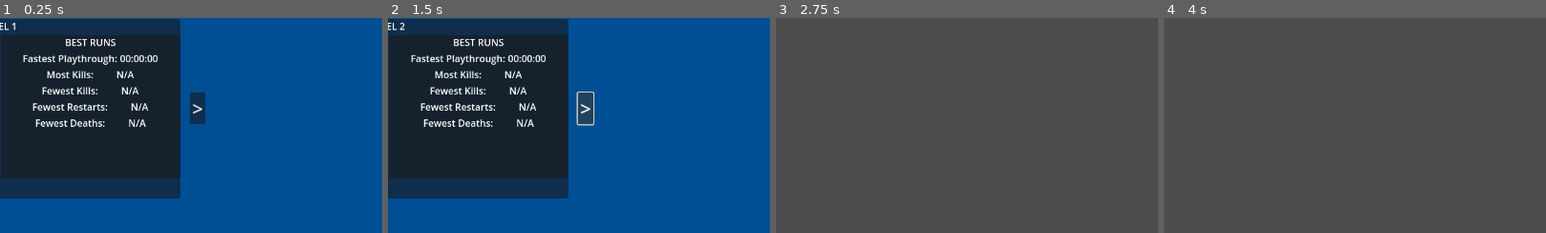
Above: before the commit, frames 1-4 (left to right).
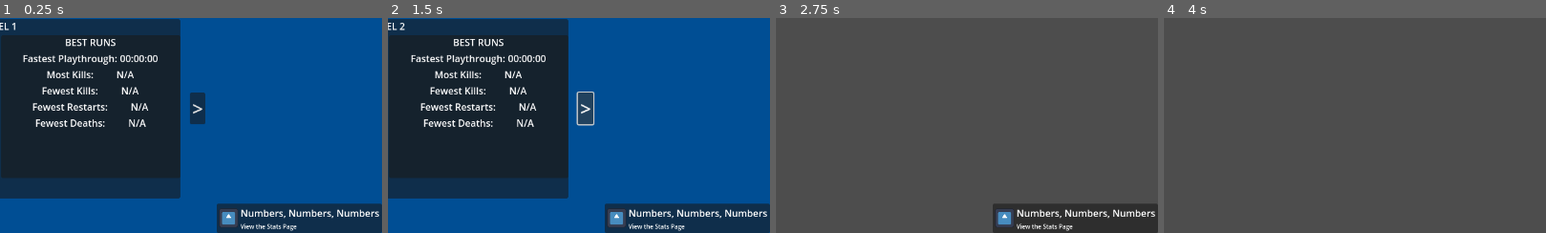
Above: after the commit, the same moments.

Repository: lucasrumney94/GodotGoneWild
Game: Godot game, scene res://UI/stats.tscn
Same seed, same stepped clock (60 frames per second), same inputs: the game is played once before the commit and once after it. This scene is started directly instead of the project's main scene. The engine's default icon, where the game draws it, is replaced by a stand-in: a white triangle on a blue panel in a dark square. A sky picture missing from this copy of the repository is replaced by a grey-blue gradient.
Inputs (mouse positions are % of the whole screen's width and height, from its top left):
- Up to frame 1 (0.25 s): no input
- Up to frame 2 (1.5 s): click "<" at 0.5 s; click ">" at 1.25 s
- Up to frame 3 (2.75 s): click "BACK" at 2 s
- Up to frame 4 (4 s): tap Enter at 2.75 s; move the mouse to (72, 45) at 2.77 s; hold D (move_right) 2.78-3.53 s; click (72, 45) at 2.85 s; tap Space (jump) at 3.02, 3.77 s; tap R (restart) at 3.5 s; move the mouse to (30, 55) at 3.52 s; hold S (move_back) from 3.53 s (still down); right-click (30, 55) at 3.6 s
The pictures show only the part of the screen within x 50-100%, y 50-100%; the shares and areas given below are measured in that part.

The runs differ from the first frame. In frame 1, 6.0% of the frame differs, in the area x 56-100%, y 86-100%; in frame 2, 6.0%; in frame 3, 5.3%; in frame 4, nothing differs.

Commit message:
add View Stats achievement

Diff:
--- a/godot-wild-tower/Autoload/achievement_control.tscn
+++ b/godot-wild-tower/Autoload/achievement_control.tscn
@@ -1,17 +1,17 @@
-[gd_scene load_steps=9 format=3 uid="uid://7c5o71oyrx52"]
+[gd_scene load_steps=11 format=3 uid="uid://7c5o71oyrx52"]
 
 [ext_resource type="Script" path="res://Autoload/achievement_control.gd" id="1_lvx2p"]
 [ext_resource type="PackedScene" uid="uid://b1hxkyiomflv0" path="res://UI/Achievements/achievement_popup.tscn" id="2_uwhnw"]
 [ext_resource type="Script" path="res://UI/Achievements/achievement.gd" id="3_wmop3"]
-[ext_resource type="Resource" uid="uid://t8xc8d3b5cvo" path="res://UI/Achievements/Resources/get_killed.tres" id="4_1sskk"]
+[ext_resource type="Resource" uid="uid://docoki0ppvpsu" path="res://UI/Achievements/Resources/get_killed.tres" id="4_1sskk"]
 [ext_resource type="Resource" uid="uid://qbhxgfjtb32q" path="res://UI/Achievements/Resources/view_credits.tres" id="4_c77lf"]
-[ext_resource type="Resource" path="res://UI/Achievements/Resources/view_options.tres" id="6_7cfo6"]
-[ext_resource type="Resource" path="res://UI/Achievements/Resources/play_twice.tres" id="7_kv655"]
-[ext_resource type="Resource" uid="uid://ciewphe0x31tl" path="res://UI/Achievements/Resources/kill_10_cherubs.tres" id="8_868mt"]
+[ext_resource type="Resource" uid="uid://bg74tgdvosln8" path="res://UI/Achievements/Resources/view_options.tres" id="6_7cfo6"]
+[ext_resource type="Resource" uid="uid://bmijqpdsiwot7" path="res://UI/Achievements/Resources/play_twice.tres" id="7_kv655"]
 [ext_resource type="Resource" uid="uid://rqlim4er2gp8" path="res://UI/Achievements/Resources/pause_long.tres" id="8_0uayn"]
-
+[ext_resource type="Resource" path="res://UI/Achievements/Resources/kill_10_cherubs.tres" id="8_868mt"]
+[ext_resource type="Resource" uid="uid://ctvd0pw2iwcs" path="res://UI/Achievements/Resources/view_stats.tres" id="10_14g8x"]
 
 [node name="AchievementControl" type="Node"]
 script = ExtResource("1_lvx2p")
 achievement_popup_scene = ExtResource("2_uwhnw")
-achievements = Array[ExtResource("3_wmop3")]([ExtResource("4_1sskk"), ExtResource("4_c77lf"), ExtResource("6_7cfo6"), ExtResource("7_kv655"), ExtResource("8_0uayn"), ExtResource("8_868mt")])
+achievements = Array[ExtResource("3_wmop3")]([ExtResource("4_1sskk"), ExtResource("4_c77lf"), ExtResource("6_7cfo6"), ExtResource("7_kv655"), ExtResource("8_0uayn"), ExtResource("8_868mt"), ExtResource("10_14g8x")])
--- a/godot-wild-tower/UI/Achievements/Resources/pause_long.tres
+++ b/godot-wild-tower/UI/Achievements/Resources/pause_long.tres
@@ -8,7 +8,7 @@
 id = "pause_long"
 icon = ExtResource("1_cu7l1")
 title = "Pee Break"
-description = "Pause the game for longer than 1 minute."
+description = "Pause the game for more than a minute."
 stat = ""
 stat_goal = 0
 check_function = ""
--- /dev/null
+++ b/godot-wild-tower/UI/Achievements/Resources/view_stats.tres
@@ -0,0 +1,15 @@
+[gd_resource type="Resource" script_class="Achievement" load_steps=3 format=3 uid="uid://ctvd0pw2iwcs"]
+
+[ext_resource type="Script" path="res://UI/Achievements/achievement.gd" id="1_bqpcj"]
+[ext_resource type="Texture2D" uid="uid://c4agc4wxn88u2" path="res://icon.svg" id="1_kt83y"]
+
+[resource]
+script = ExtResource("1_bqpcj")
+id = "view_stats"
+icon = ExtResource("1_kt83y")
+title = "Numbers, Numbers, Numbers"
+description = "View the Stats Page"
+stat = ""
+stat_goal = 0
+check_function = ""
+custom_string = ""
--- a/godot-wild-tower/UI/stats.gd
+++ b/godot-wild-tower/UI/stats.gd
@@ -15,6 +15,8 @@
 
 
 	populate_stats()
+
+	AchievementControl.earn_achievement("view_stats")
 
 	%BackButton.grab_focus()
 
